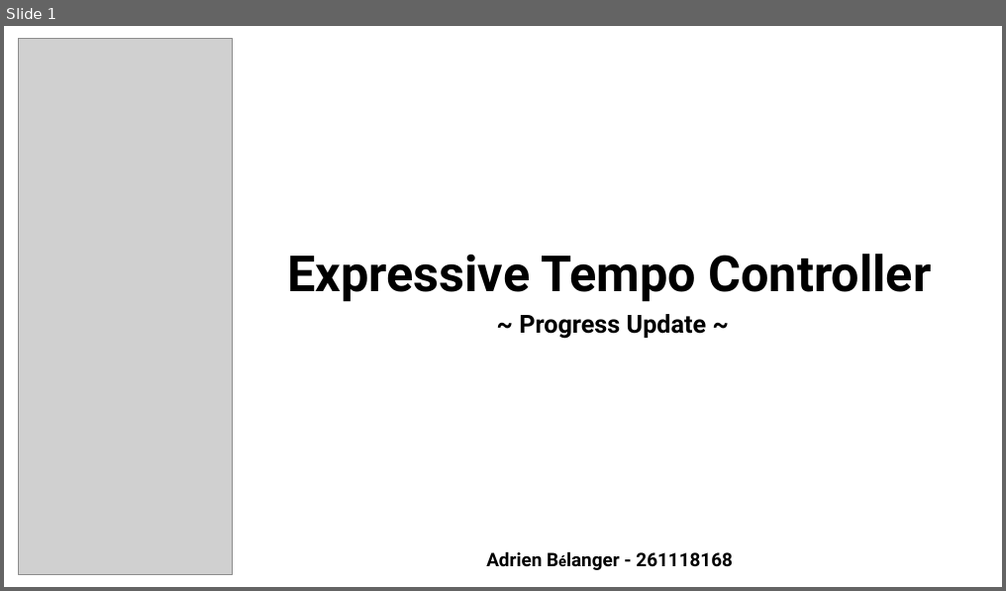
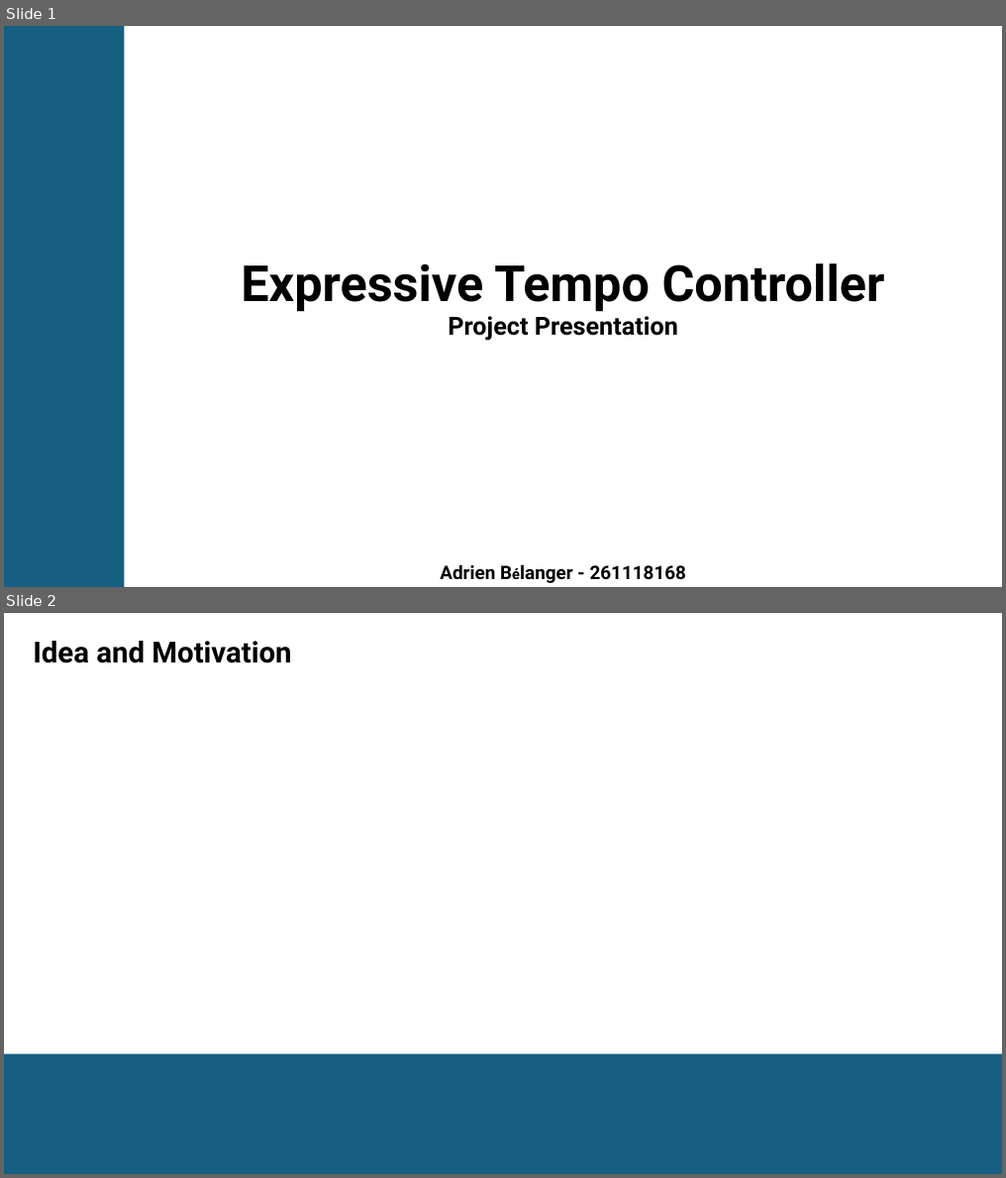
Before and after one commit to AdrienBelanger/306-Project, a slide deck: Presentation/Final Presentation.pptx. Shown one above the other, each under a label of ours: slide 1 before the commit, slides 1 and 2 after it. The pictures are 1006x591 and 1006x1178 pixels, drawn with LibreOffice and Linux fonts; fonts in the diff are those of the drawing; grey boxes stand for pictures. Boxes give left, top, right and bottom in pixels: in the first picture for what was removed or moved away, otherwise in the second. Text is boxed around its words. In the diff, an @@ line names an element or a change of style, - is before the commit and + after.

```diff
--- a/Presentation/Final Presentation.pptx
+++ b/Presentation/Final Presentation.pptx
@@ slide 2 added at [4,613,1002,1174], background #FFFFFF @@
@@ text added at [33,641,291,663], 28 pt, text #000000, bold @@
+Idea and Motivation
@@ rectangle added at [4,1054,1002,1174], fill #156082 @@
@@ slide 1 changed as well @@
@@ rectangle added at [4,26,125,587], fill #156082 @@
@@ picture removed at [18,38,233,574] @@
@@ text "Expressive Tempo Controller": place and size @@
-text "Expressive Tempo Controller" at [287,254,931,302]
+text "Expressive Tempo Controller" at [241,264,885,312]
@@ text at [448,316,678,341]: text changed @@
-~ Progress Update ~
+Project Presentation
@@ text "Adrien Bélanger - 261118168": place and size @@
-text "Adrien Bélanger - 261118168" at [486,552,733,567]
+text "Adrien Bélanger - 261118168" at [440,565,687,580]
```
Also in this commit, not shown: 5 other slides added, 4 slides removed, 6 other files.
